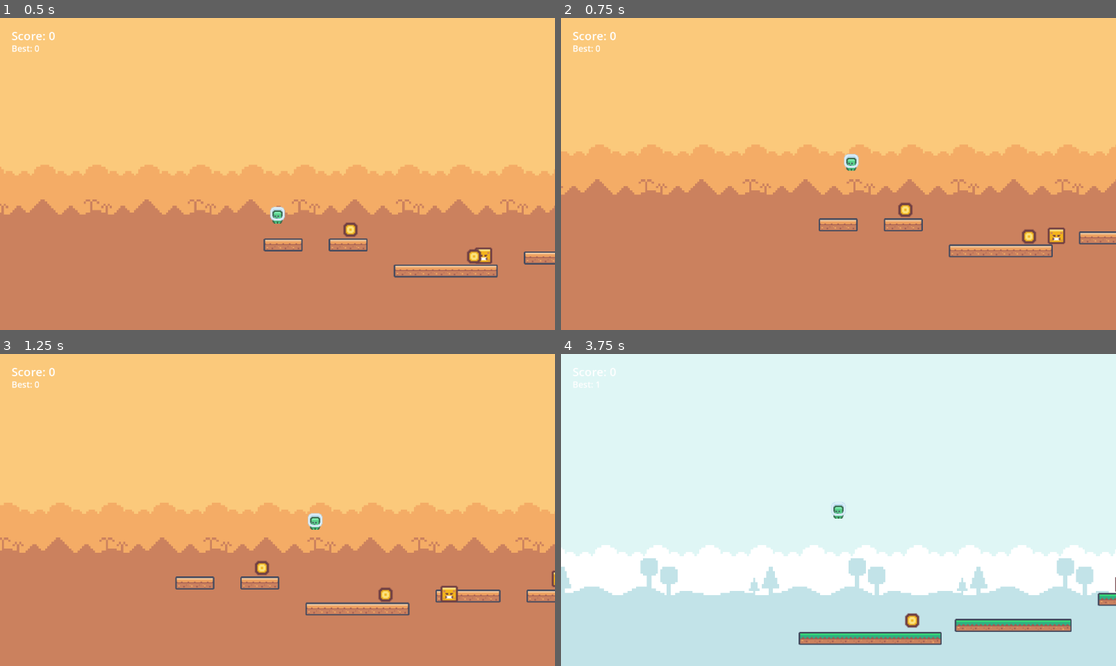
Above: before the commit, frames 1-4 (two rows, left to right).
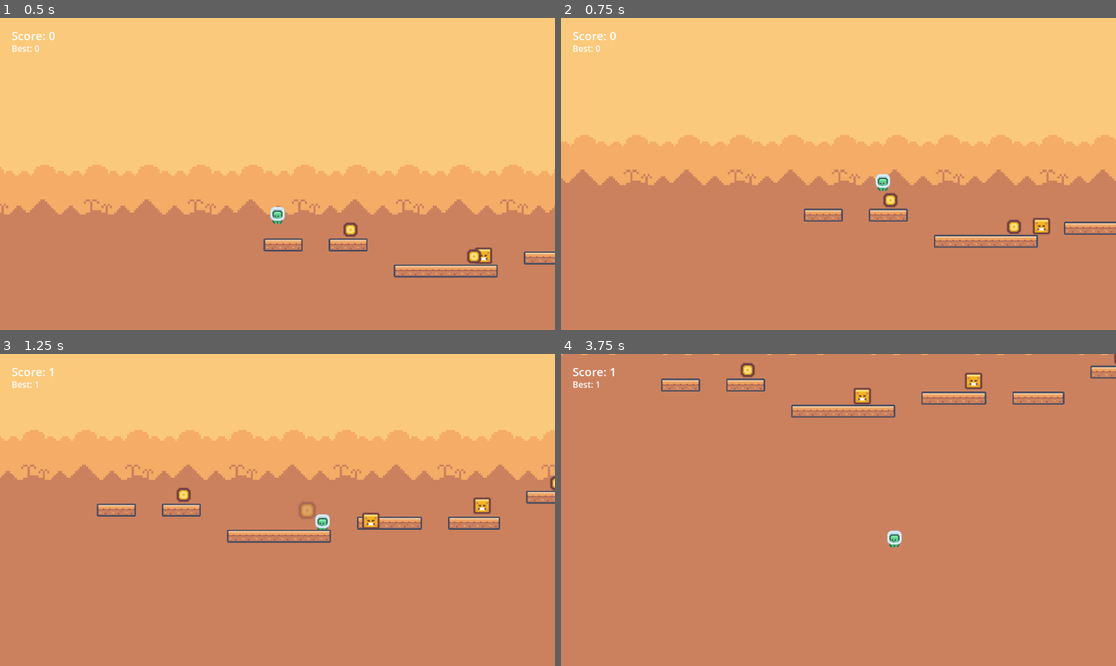
Above: after the commit, the same moments.

Repository: Avare-Game-Studio/Mechanic_Puzzle
Game: Godot game, scene res://scenes/world.tscn
Two runs of this game, one before a commit and one after it. Both use one fixed random seed, a clock stepped at 60 frames per second and the inputs below.
Inputs:
- Up to frame 1 (0.5 s): no input
- Up to frame 2 (0.75 s): tap Enter (ui_accept) at 0.5 s; hold Right (ui_right) from 0.53 s (still down); tap X (dash, bound only after the commit) at 0.6 s
- Up to frame 3 (1.25 s): keep holding Right (ui_right); tap Enter (ui_accept) at 0.77 s
- Up to frame 4 (3.75 s): tap X (dash, bound only after the commit) every 0.75 s from 1.35 to 3.6 s; tap Enter (ui_accept) at 1.52, 3.02, 3.5 s; release Right (ui_right) at 2.03 s; hold Left (ui_left) 2.03-2.78 s; hold Right (ui_right) from 2.78 s (still down)

Frame 1 is identical in both runs. In frame 2, 9.2% of the frame differs, in the area x 0-100%, y 37-77%; in frame 3, 37%; in frame 4, 99%, in the area x 0-100%, y 0-100%.

Commit message:
Add player dash mechanic

Diff:
--- a/Scripts/player.gd
+++ b/Scripts/player.gd
@@ -7,13 +7,45 @@
 @export var jump_velocity: float = -430.0
 @export var coyote_time: float = 0.1
 @export var jump_buffer_time: float = 0.12
+@export var dash_speed: float = 650.0
+@export var dash_duration: float = 0.12
+@export var dash_cooldown: float = 0.45
 
 var coyote_timer: float = 0.0
 var jump_buffer_timer: float = 0.0
+var dash_timer: float = 0.0
+var dash_cooldown_timer: float = 0.0
+var dash_direction: float = 1.0
+
+func _ready() -> void:
+	if InputMap.has_action("dash"):
+		return
+
+	InputMap.add_action("dash")
+	var dash_key = InputEventKey.new()
+	dash_key.physical_keycode = KEY_X
+	InputMap.action_add_event("dash", dash_key)
 
 func _physics_process(delta: float) -> void:
 	if GameManager.is_game_over:
 		velocity = Vector2.ZERO
+		return
+
+	dash_cooldown_timer = maxf(dash_cooldown_timer - delta, 0.0)
+
+	var direction := Input.get_axis("ui_left", "ui_right")
+	if direction != 0.0:
+		dash_direction = direction
+
+	if Input.is_action_just_pressed("dash") and dash_cooldown_timer <= 0.0:
+		start_dash()
+
+	if dash_timer > 0.0:
+		dash_timer = maxf(dash_timer - delta, 0.0)
+		velocity.x = dash_direction * dash_speed
+		velocity.y = 0.0
+		move_and_slide()
+		check_fall_death()
 		return
 
 	if is_on_floor():
@@ -32,7 +64,6 @@
 		jump_buffer_timer = 0.0
 		coyote_timer = 0.0
 
-	var direction := Input.get_axis("ui_left", "ui_right")
 	if direction:
 		var current_acceleration = acceleration if is_on_floor() else air_acceleration
 		velocity.x = move_toward(velocity.x, direction * speed, current_acceleration * delta)
@@ -44,6 +75,13 @@
 		velocity.x = move_toward(velocity.x, 0, friction * delta)
 
 	move_and_slide()
+	check_fall_death()
+
+func start_dash() -> void:
+	dash_timer = dash_duration
+	dash_cooldown_timer = dash_cooldown
+
+func check_fall_death() -> void:
 	if global_position.y > 1500:
 		GameManager.end_run()
 
